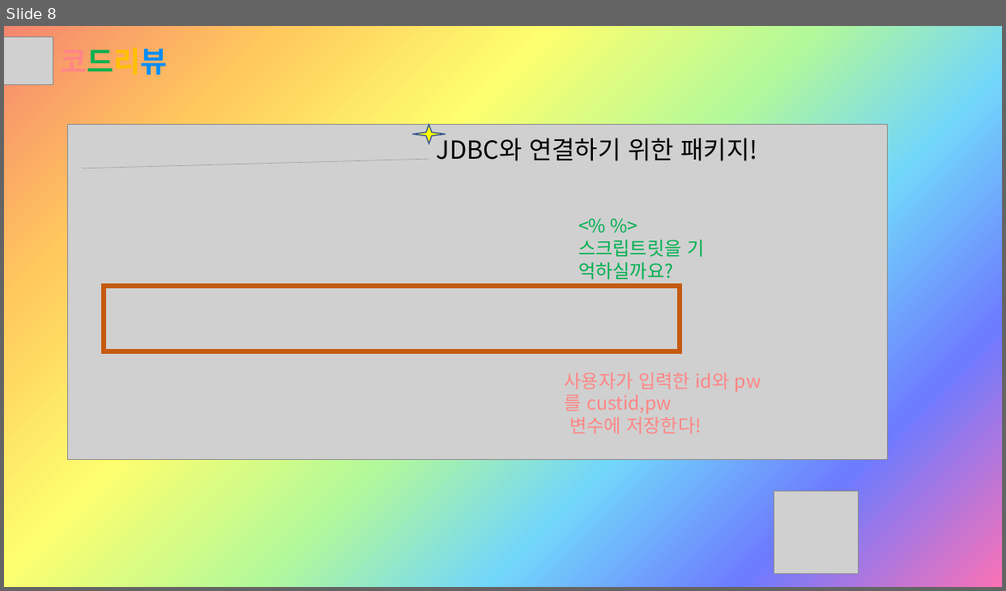
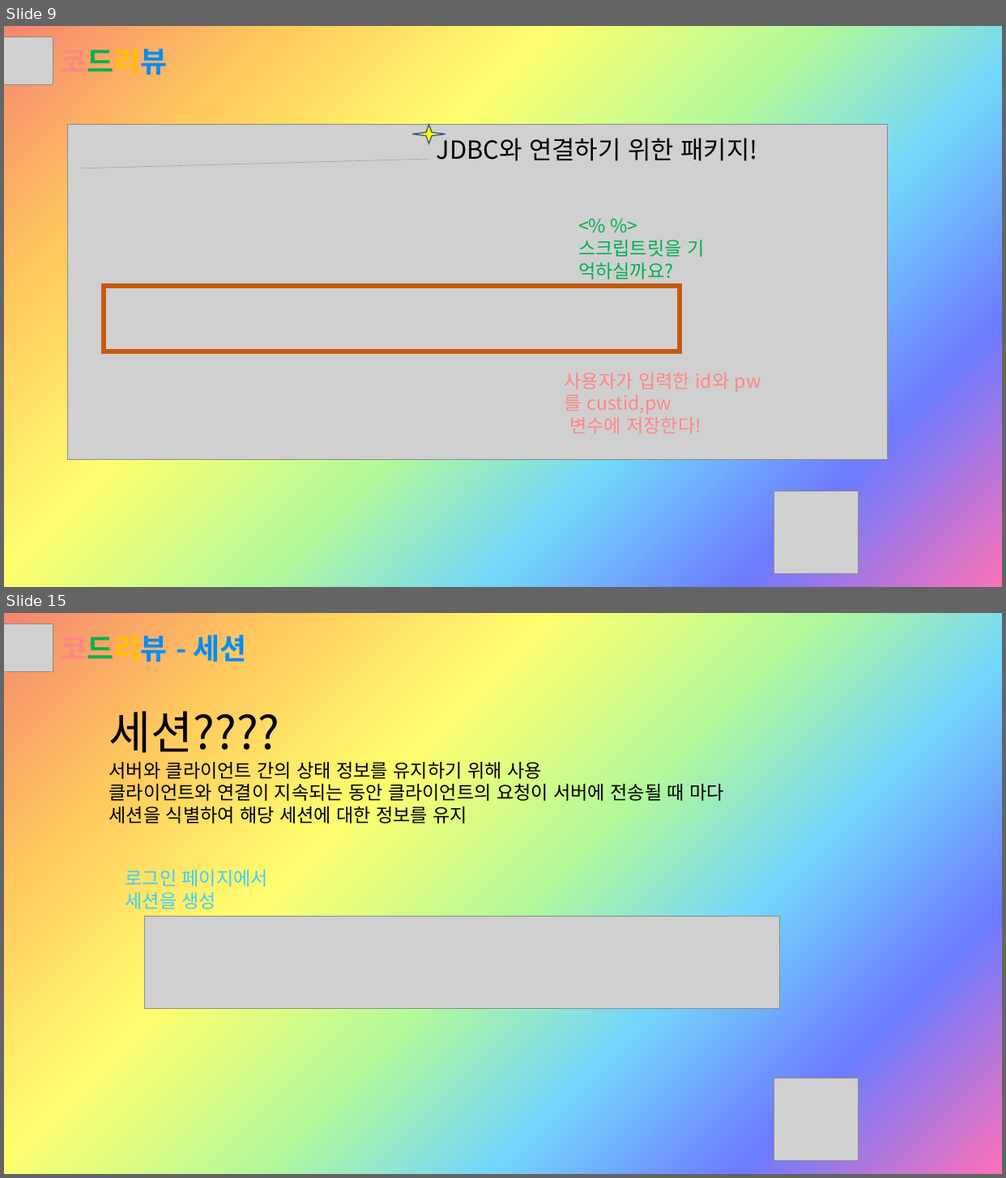
Before and after one commit to Sujin-Lim/DB-Project2, a slide deck: Button.pptx. Shown one above the other, each under a label of ours: slide 8 before the commit, slides 9 and 15 after it; the slides between them are not shown. The pictures are 1006x591 and 1006x1178 pixels, drawn with LibreOffice and Linux fonts; fonts in the diff are those of the drawing; grey boxes stand for pictures. Boxes give left, top, right and bottom in pixels: in the first picture for what was removed or moved away, otherwise in the second. Text is boxed around its words. In the diff, an @@ line names an element or a change of style, - is before the commit and + after.

```diff
--- a/Button.pptx
+++ b/Button.pptx
@@ slide 15 added at <box>4,613,1002,1174</box>, background gradient #F5856F to #FFC95D to #FEFE6E to #B4F999 to #72D6FA to #6D7BFF to #FB71B6 @@
@@ picture added at <box>4,624,53,672</box> @@
@@ text added at <box>61,635,246,662</box>, 28 pt, text #008DF6, bold @@
+코드리뷰 - 세션
@@ text added at <box>109,711,725,824</box>, 18 pt, text #000000 @@
+세션????
+서버와 클라이언트 간의 상태 정보를 유지하기 위해 사용
+클라이언트와 연결이 지속되는 동안 클라이언트의 요청이 서버에 전송될 때 마다
+세션을 식별하여 해당 세션에 대한 정보를 유지
@@ text added at <box>126,870,268,909</box>, 18 pt, text #3FCDFF @@
+로그인 페이지에서
+세션을 생성
@@ picture added at <box>144,916,780,1009</box> @@
@@ picture added at <box>774,1079,859,1161</box> @@
@@ what was slide 8 is now slide 9 @@
```
Also in this commit, not shown: 9 slides changed, 10 other slides added.
